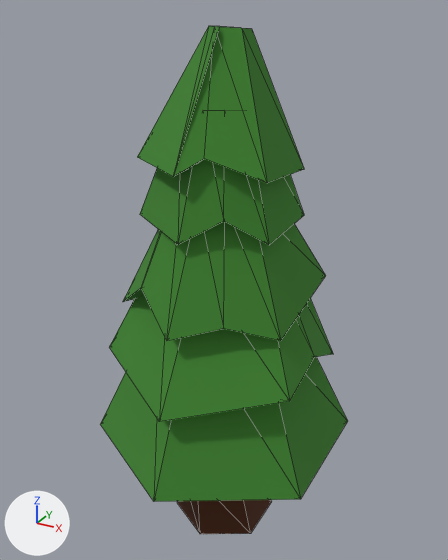
The glTF model assets/models/trees/forest-conifer-young.glb as it was, and as the next commit left it.
The view is the same before and after, from a 50 mm camera at (1.17, -2.14, 2.3) aimed at (-0.02, 0.03, 1.21). The axes (+X, +Y, +Z) are drawn at lower left. The lights are the same throughout. The picture after the commit comes second. Mesh edges are drawn as thin lines. Where no turn or scale is listed for an object, it has been applied to the vertices.

In view in the first picture: 'Merged_00_Brown 1', 'Merged_01_Green 1'.
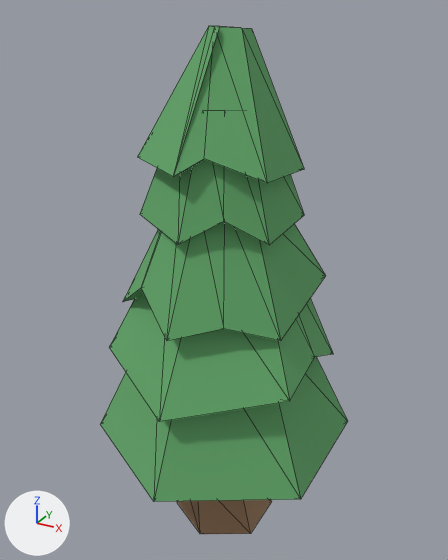
Changed parts and their boxes [x1, y1, x2, y2] in the pictures (448 x 560 px):
'Merged_01_Green 1', recoloured (lighter): [100, 26, 348, 501] in both
'Merged_00_Brown 1', recoloured (lighter): [177, 500, 272, 534] in both

What the commit changed:
Material 'Brown 1' (mat_brown_1) changes colour from brown #4d260d to brown #9a795c; in linear values from (0.0745, 0.0196, 0.00392) to (0.322, 0.192, 0.106).
Material 'Green 1' (mat_green_1) changes colour from green #3d812e to green #62a569; in linear values from (0.0471, 0.22, 0.0275) to (0.122, 0.376, 0.141).
